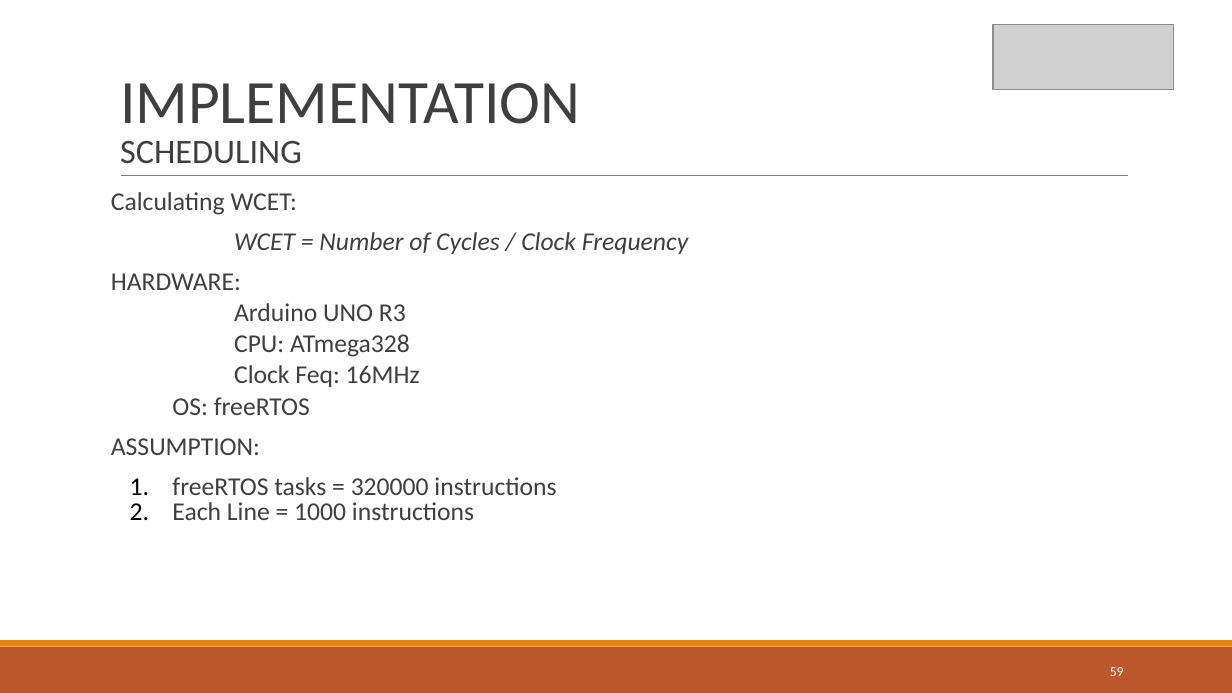
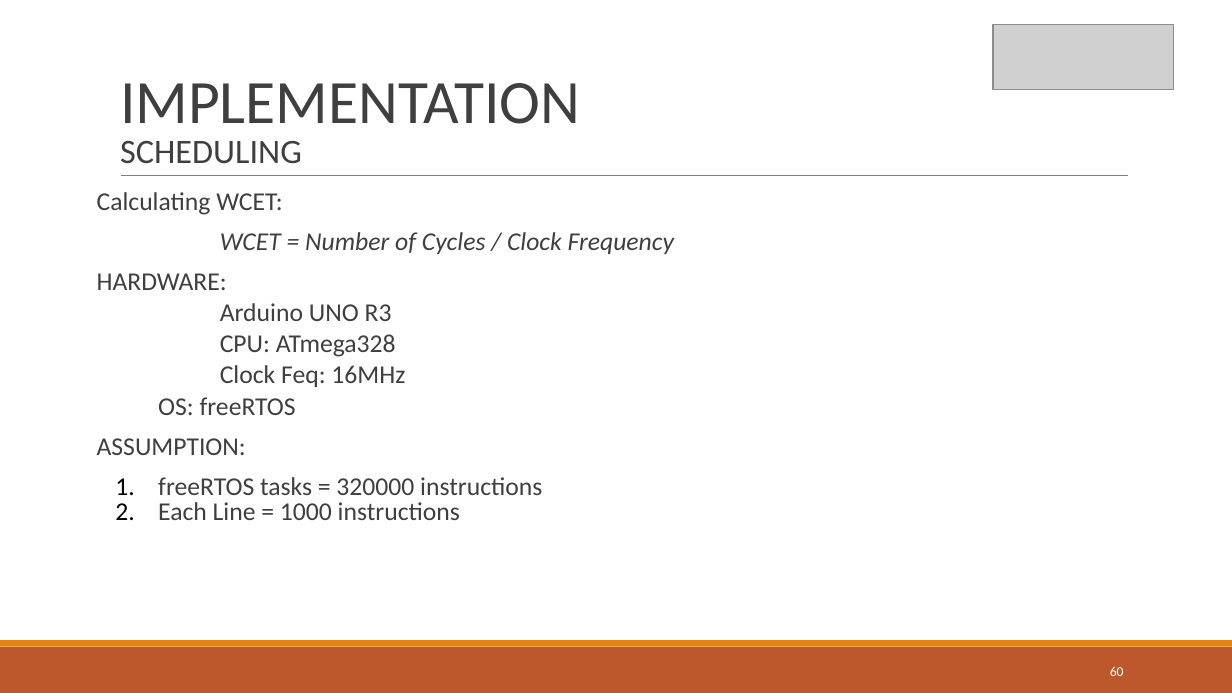
Before and after one commit to akash-cs13/ESE-Sem1, a slide deck: slide 60 of SEMESTER PROJECT-ESE.pptx (slide 59 before the commit). Drawn at 1232x693 pixels with LibreOffice and Linux fonts; fonts in the diff are those of the drawing; grey boxes stand for pictures. Boxes give left, top, right and bottom in pixels: in the first picture for what was removed or moved away, otherwise in the second. Text is boxed around its words. In the diff, an @@ line names an element or a change of style, - is before the commit and + after.

```diff
--- a/SEMESTER PROJECT-ESE.pptx
+++ b/SEMESTER PROJECT-ESE.pptx
@@ text "Calculating WCET:" moved from (x1=111, y1=192, x2=688, y2=520) to (x1=97, y1=192, x2=674, y2=520) @@
@@ page number at (x1=1110, y1=666, x2=1124, y2=676): text changed @@
-59
+60
```
Also in this commit, not shown: 17 other slides changed, 2 slides added, 1 slide removed.
